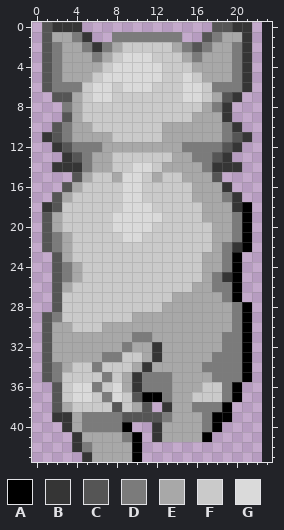
Edited in one commit: pixel-art sprite (assets/images/dog_images/dog_north_left.png). This is how it looked before the edit.
The file is 23x46 pixels. Colours within 5 levels of each other are drawn and written as one. The old version is drawn lined up with the new one, on the new canvas.
Palette (. is transparent): A #000000  B #353535  C #555555  D #7b7b7b  E #a8a8a8  F #cacaca  G #dadada
Pixels before, first column x 1:
 0 CBBB.............CCBB
 1 CEEDB..DDDDDDD..CDEEB
 2 CDEEDBDEFFFFFEDCDEEDB
 3 CDEEEDEFGGGFFFEDEEEDB
 4 CDEEEEFGGGGGFFFEEEEDB
 5 CDEEEFGGGGGGFFGFEEEDB
 6 CDDDFGGFGGGFFFGGFDDDB
 7 .CCEFGGFFFFFFFGGFECB.
 8 ..DEFFFFFFFFFFFFEDB..
 9 ..CEFFFFFFFFFFFEEEB..
10 .CDEEFFFFFFFEEEEEEDB.
11 BCDEEEEFFFFFEEEEEEDCB
12 .BCDDDEEEEEEEEDDDDCB.
13 ..BCDEEFFFFFFEEDDCB..
14 .BBBDEEFFGGFEEEEDBBB.
15 ...CEFFEGGFEFFEEEC...
16 ..CEFFFFGGFFFFFEEEB..
17 .CEFFFFFGGFFFFFEEEDB.
18 BCFFFFFFGGGFFFFFEEEBA
19 CEFFFFFGGGGGFFFFEEEDA
20 CEFFFFFGGGGFFFFFFEEDA
21 CDEFFFFFGGFFFFFFFEEDA
22 CDEFFFFFFFFFFFFFFEDBA
23 .CEFFFFFFFFFFFFFEEDA.
24 .CDEFFFFFFFFFFFFEEDA.
25 .CDEFFFFFFFFFFFFEDBA.
26 .CEFFFFFFFFFFFFEEDDA.
27 .CFFFFFFFFFFFEEEEEDA.
28 .CFFFFFFFFFFEEEEEEEDA
29 CDFFFFFFFEEEEEEEEEEDA
30 CEEFFFEEEEEEEEEEEEEDA
31 CEEEEEEEEDDEEEEEEEDDA
32 CEEEEEEEDEEBEEEEEEDDA
33 CEEEEEDDFFEBEEEEEDDDA
34 CDEFFDFFFEBEEEEEDDDDA
35 CDFFFFDFEBDDDEEEEDDDA
36 .CFGGDFGEBDDDEEEFFDA.
37 .CFGGFDGFCAADEEFFFDA.
38 .CEFFFFCFEC.BEEDDDA..
39 .BBEDDDDCCCCDEEEDAA..
40 ..BEDDDDA..BEEEEDA...
41 ...BEEEEDA.BEEEEA....
42 ...BDEEEEA...........
43 ....BEEEEA...........
The result:
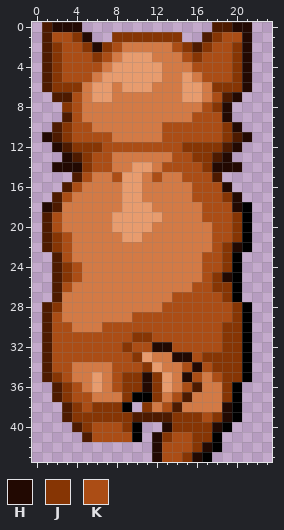
Colours new in this view: H #220902  J #863504  K #ab4d15
From the commit log: Change dog sprite to brown version to enhance colour contrast with sheep
From old to new:
canvas 23x46 -> 24x44, the old top-left corner now at 0,-1 (the part of the old canvas that was cut away was empty and is not shown)
colour C: #555555 -> #4d1a00
colour F: #cacaca -> #d37a45
colour G: #dadada -> #e89c6e
y 0: x 2..4 BBB -> HHH; x 20..21 BB -> HH
y 1: x 2..5 EEDB -> KKJH; x 8..14 DDDDDDD -> JJJJJJJ; x 18..21 DEEB -> JKKH
y 2: x 2..8 DEEDBDE -> JKKJHJK; x 14..15 ED -> KJ; x 17..21 DEEDB -> JKKJH
y 3: x 2..7 DEEEDE -> JKKKJK; x 15..21 EDEEEDB -> KJKKKJH
y 4: x 2..6 DEEEE -> JKKKK; x 16..21 EEEEDB -> KKKKJH
y 5: x 2..5 DEEE -> JKKK; x 17..21 EEEDB -> KKKJH
y 6: x 2..4 DDD -> JJJ; x 18..21 DDDB -> JJJH
y 7: x 4 E -> K; x 18 E -> K; x 20 B -> H
y 8: x 3..4 DE -> JK; x 17..19 EDB -> KJH
y 9: x 4 E -> K; x 16..19 EEEB -> KKKH
y 10: x 3..5 DEE -> JKK; x 13..20 EEEEEEDB -> KKKKKKJH
y 11: x 1 B -> H; x 3..7 DEEEE -> JKKKK; x 13..19 EEEEEED -> KKKKKKJ; x 21 B -> H
y 12: x 2 B -> H; x 4..18 DDDEEEEEEEEDDDD -> JJJKKKKKKKKJJJJ; x 20 B -> H
y 13: x 3 B -> H; x 5..7 DEE -> JKK; x 14..17 EEDD -> KKJJ; x 19 B -> H
y 14: x 2..7 BBBDEE -> HHHJKK; x 13..20 EEEEDBBB -> KKKKJHHH
y 15: x 5 E -> K; x 8 E -> K; x 12 E -> K; x 15..17 EEE -> KKK
y 16: x 4 E -> K; x 16..19 EEEB -> KKKH
y 17: x 3 E -> K; x 16..20 EEEDB -> KKKJH
y 18: x 1 B -> H; x 17..20 EEEB -> KKKH
y 19: x 2 E -> K; x 17..20 EEED -> KKKJ
y 20: x 2 E -> K; x 18..20 EED -> KKJ
y 21: x 2..3 DE -> JK; x 18..20 EED -> KKJ
y 22: x 2..3 DE -> JK; x 18..20 EDB -> KJH
y 23: x 3 E -> K; x 17..19 EED -> KKJ
y 24: x 3..4 DE -> JK; x 17..19 EED -> KKJ
y 25: x 3..4 DE -> JK; x 17..19 EDB -> KJH
y 26: x 3 E -> K; x 16..19 EEDD -> KKJJ
y 27: x 14..19 EEEEED -> KKKKKJ
y 28: x 1..2 .C -> CJ; x 13..20 EEEEEEED -> KKKKKKKJ
y 29: x 2 D -> K; x 10..20 EEEEEEEEEED -> KKKKKKKKKKJ
y 30: x 2..3 EE -> KK; x 7..20 EEEEEEEEEEEEED -> KKKKKKKKKKKKJJ
y 31: x 2..20 EEEEEEEEDDEEEEEEEDD -> KKKKKKKKJJKKKKKKKJJ
y 32: x 2..20 EEEEEEEDEEBEEEEEEDD -> KKKKKKKJKKHHKKKKKJJ
y 33: x 2..20 EEEEEDDFFEBEEEEEDDD -> KKKKKKKKJGFFHHKJJJJ
y 34: x 2..3 DE -> KK; x 6 D -> F; x 8..20 FFEBEEEEEDDDD -> KKKJGFFKHKJJJ
y 35: x 2..3 DF -> JK; x 6..20 FDFEBDDDEEEEDDD -> GFKJJHJGFHKFKJJ
y 36: x 3..6 FGGD -> JKFG; x 8..16 GEBDDDEEE -> KJJHJGFKC; x 19 D -> J
y 37: x 3..5 FGG -> JKK; x 7..10 DGFC -> FFJA; x 12..15 ADEE -> JFKC; x 19 D -> J
y 38: x 2..20 CEFFFFCFEC.BEEDDDA. -> .CJKJJJA.JFKCFFFFHA
y 39: x 2..9 BBEDDDDC -> .CJJJJJJ; x 13..20 DEEEDAA. -> CJJJKJHA
y 40: x 3..10 BEDDDDA. -> .CJKKKJA; x 12..19 BEEEEDA. -> .HJJJJHA
y 41: x 4..9 BEEEED -> .CKKKK; x 12..18 BEEEEA. -> HJKKJJA
y 42: x 4..10 BDEEEEA -> .......; x 12..18 ....... -> HKKKJHA
y 43: x 5..10 BEEEEA -> ......; x 12..17 ...... -> HKKJHA
